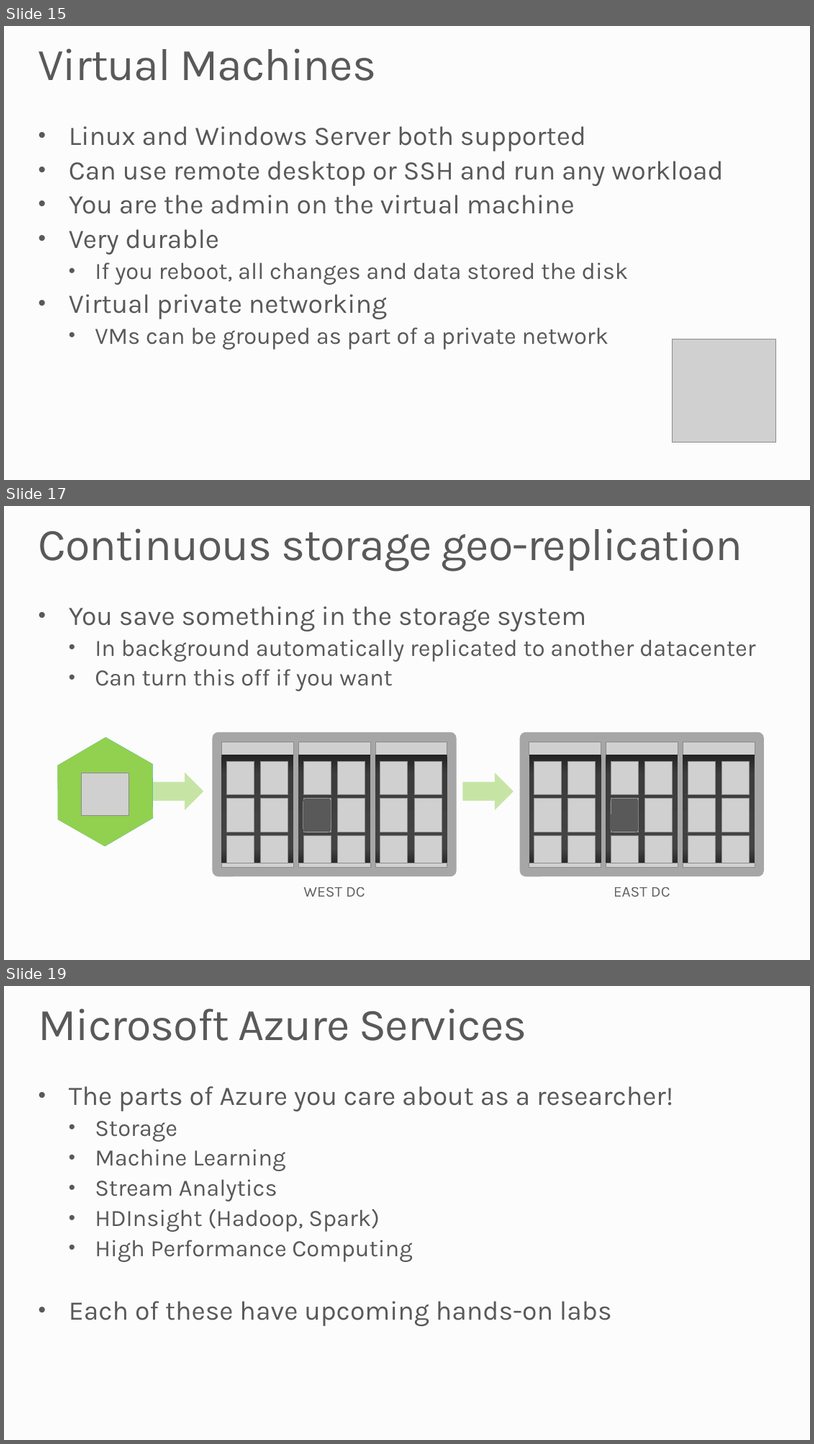
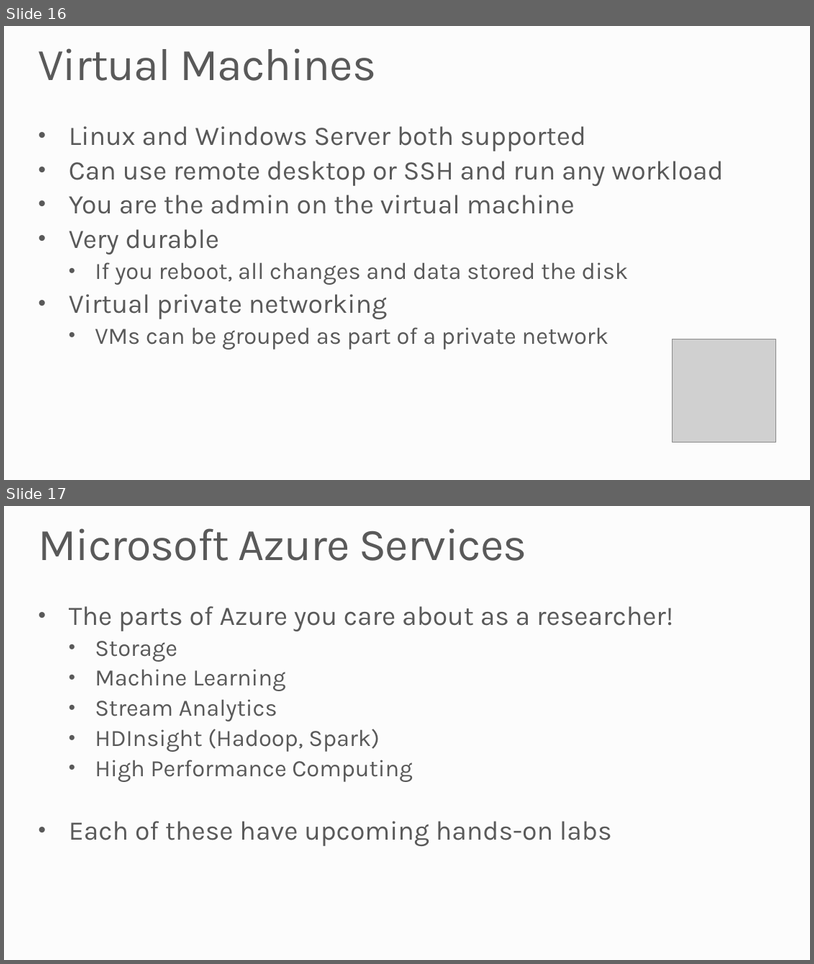
Before and after one commit to MSRConnections/Azure-training-course, a slide deck: Content/Introduction/Azure Overview.pptx. Shown one above the other, each under a label of ours: slides 15, 17 and 19 before the commit, slides 16 and 17 after it; the slides between them are not shown. The pictures are 814x1444 and 814x964 pixels, drawn with LibreOffice and Linux fonts; fonts in the diff are those of the drawing; grey boxes stand for pictures; background and template pictures are left out. Boxes give left, top, right and bottom in pixels: in the first picture for what was removed or moved away, otherwise in the second. Text is boxed around its words. In the diff, an @@ line names an element or a change of style, - is before the commit and + after.

```diff
--- a/Content/Introduction/Azure Overview.pptx
+++ b/Content/Introduction/Azure Overview.pptx
@@ slide 17 removed at (4, 506, 810, 960), background #FCFCFC @@
@@ title removed at (39, 528, 743, 571) @@
-Continuous storage geo-replication
@@ text removed at (69, 606, 756, 691) @@
-• You save something in the storage system
-  • In background automatically replicated to another datacenter
-  • Can turn this off if you want
@@ group removed at (34, 723, 764, 896): 49 pictures, 14 rounded rectangles, 6 rectangles, 2 right arrows, 2 hexagons, 2 texts @@
-WEST DC
-EAST DC
@@ what was slide 15 is now slide 16 @@
@@ what was slide 19 is now slide 17 @@
```
Also in this commit, not shown: 2 slides changed, 1 slide added, 2 other slides removed.
